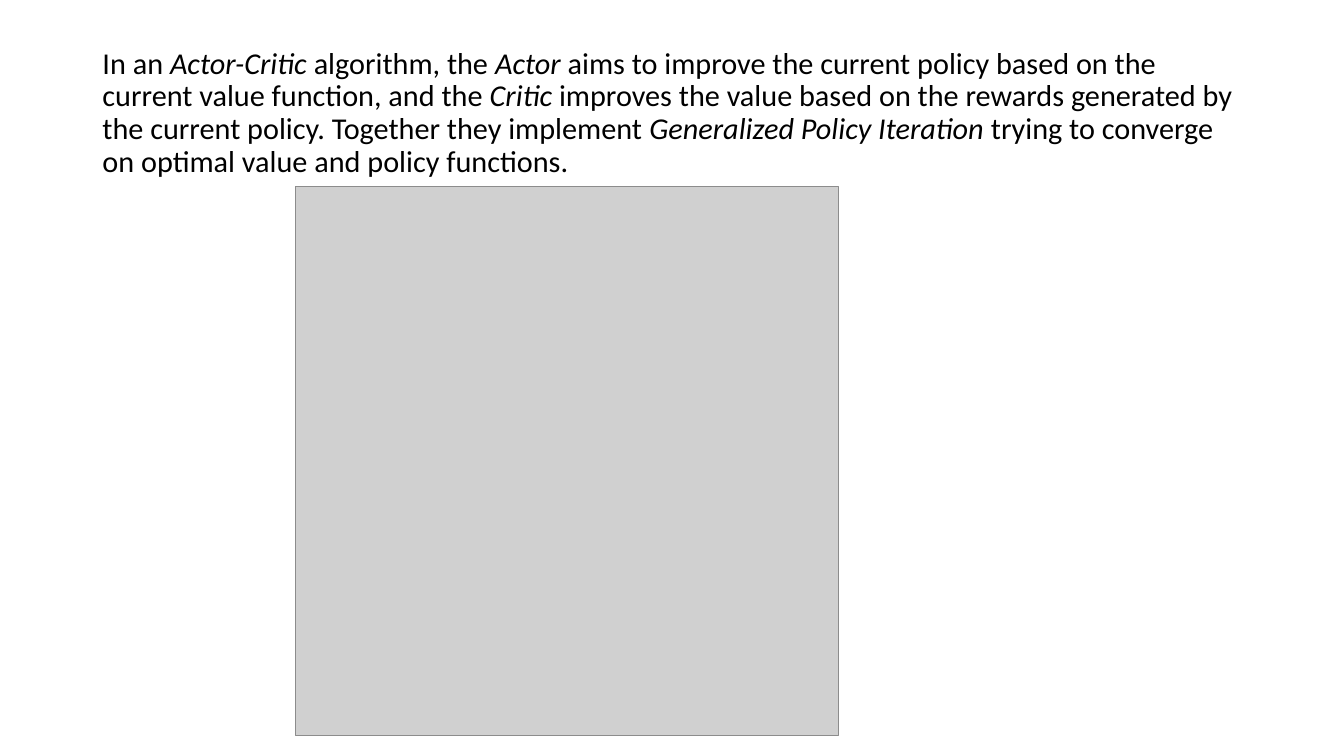
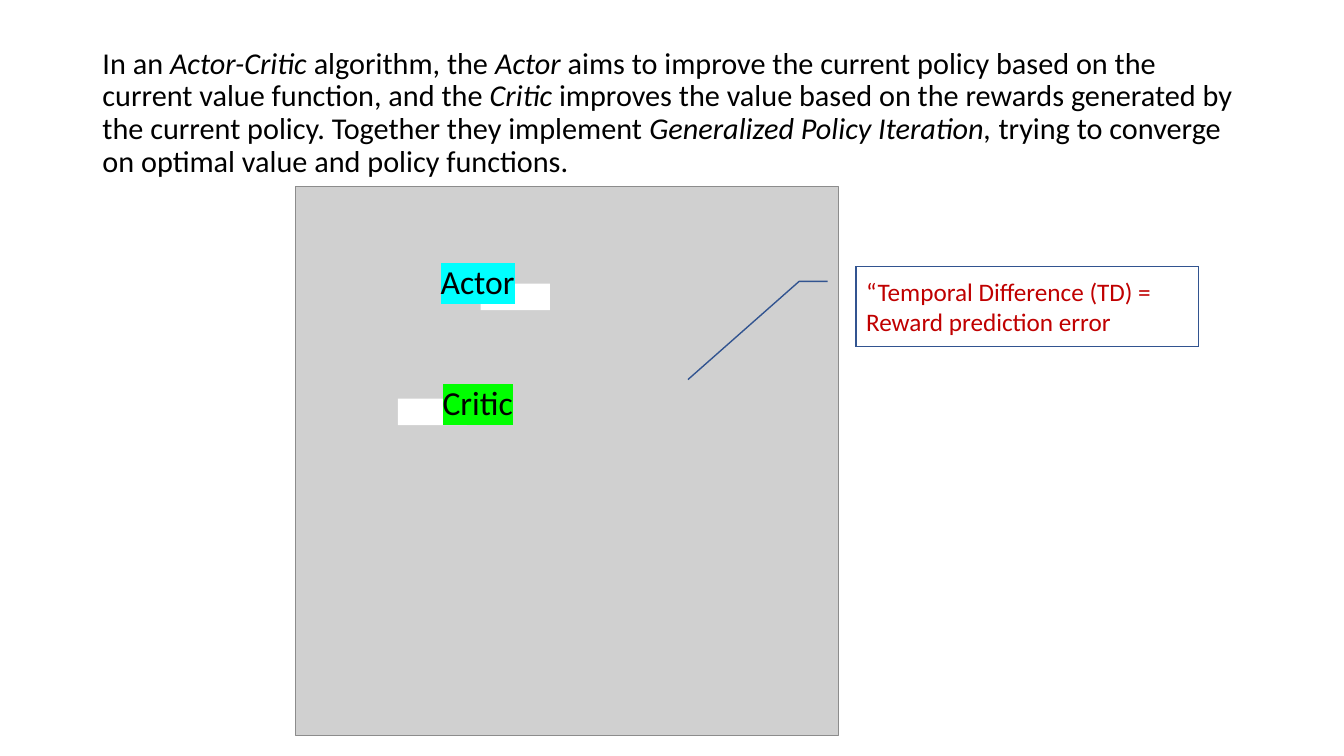
Before and after one commit to microsoft/ICSE2019, a slide deck: slide 13 of Rlearning/RL_ICSE.pptx (slide 9 before the commit). Drawn at 1344x756 pixels with LibreOffice and Linux fonts; fonts in the diff are those of the drawing; grey boxes stand for pictures. Boxes give left, top, right and bottom in pixels: in the first picture for what was removed or moved away, otherwise in the second. Text is boxed around its words. In the diff, an @@ line names an element or a change of style, - is before the commit and + after.

```diff
--- a/Rlearning/RL_ICSE.pptx
+++ b/Rlearning/RL_ICSE.pptx
@@ title at [102,53,1232,177]: text changed @@
-In an Actor-Critic algorithm, the Actor aims to improve the current policy based on the current value function, and the Critic improves the value based on the rewards generated by the current policy. Together they implement Generalized Policy Iteration trying to converge on optimal value and policy functions.
+In an Actor-Critic algorithm, the Actor aims to improve the current policy based on the current value function, and the Critic improves the value based on the rewards generated by the current policy. Together they implement Generalized Policy Iteration, trying to converge on optimal value and policy functions.
@@ border callout added at [856,266,1199,346], fill #FFFFFF, outline #325491 1 pt, 18 pt, text #C00000 @@
+“Temporal Difference (TD) =
+Reward prediction error
@@ text added at [441,272,515,295], 24 pt, text #000000 @@
+Actor
@@ rectangle added at [481,283,551,310], fill #FFFFFF @@
@@ rectangle added at [398,399,468,425], fill #FFFFFF @@
@@ text added at [443,391,513,416], 24 pt, text #000000 @@
+Critic
```
Also in this commit, not shown: 8 other slides changed, 5 slides added.
